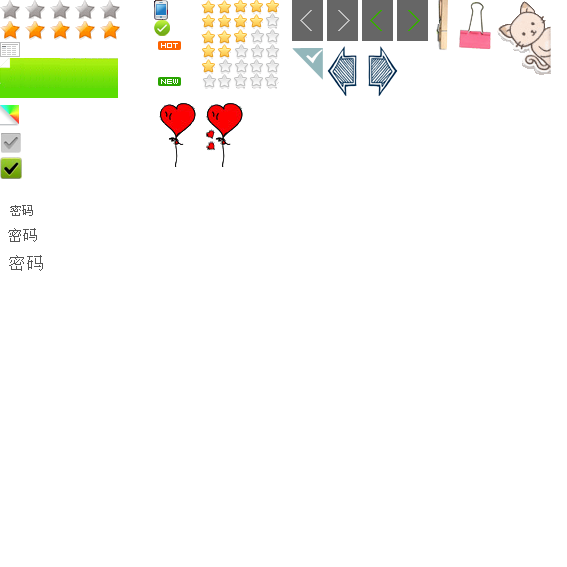
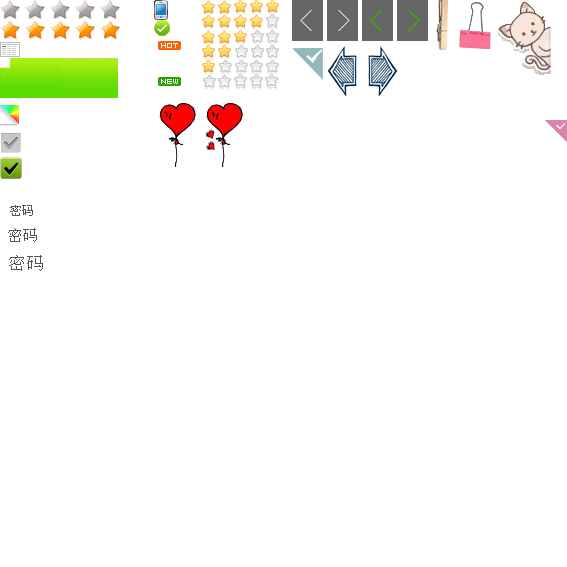
Comparing the layer stacks of the two 567×567 images. Changes:
added layer "radio_tick" above "cat" over [544, 120, 567, 143]
